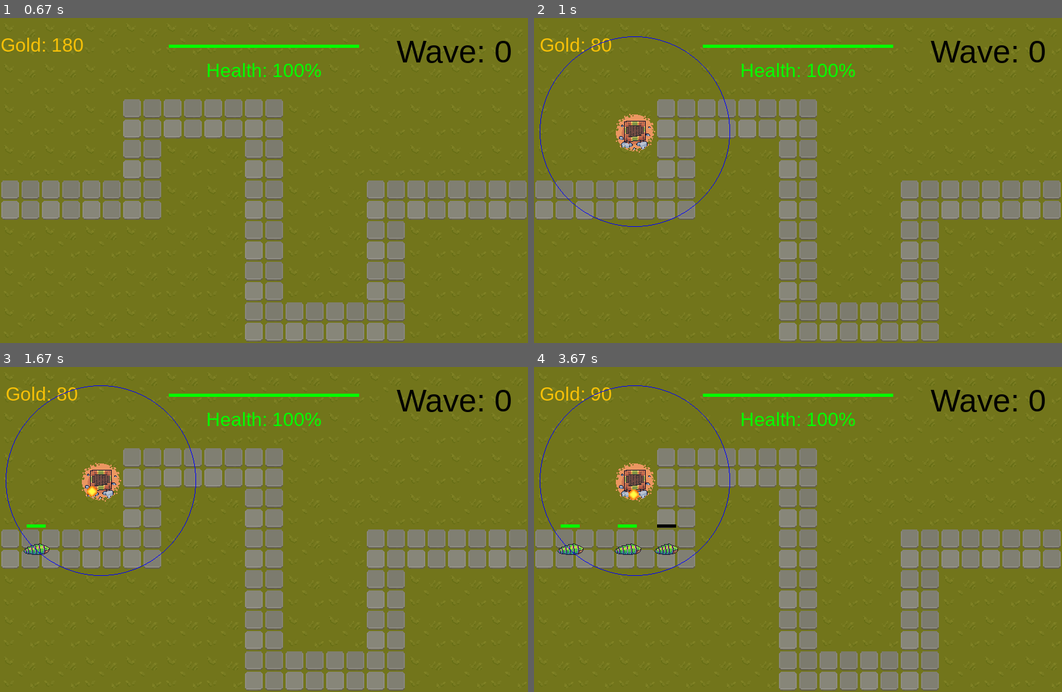
Above: before the commit, frames 1-4 (two rows, left to right).
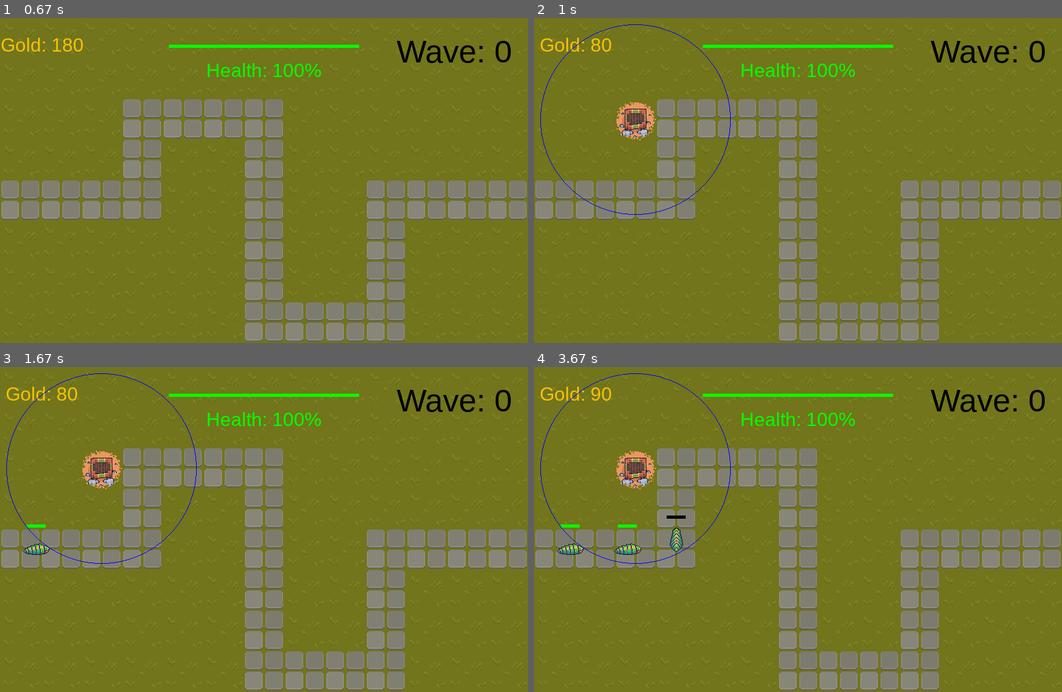
Above: after the commit, the same moments.

Repository: Major9621/PyGame_Tower-Defense
Game: pygame game, started from main.py
Two runs of this game, one before a commit and one after it. Both use one fixed random seed, a clock stepped at 60 frames per second and the inputs below.
Inputs (mouse positions are in pixels of both pictures, inside the frame that each line leads up to):
- Up to frame 1 (0.67 s): click "Start" at 0.38 s
- Up to frame 2 (1 s): click (634, 131) at 0.72 s
- Up to frame 3 (1.67 s): click "Health: 100%" at 1.05 s
- Up to frame 4 (3.67 s): click (671, 464) at 1.88 s; click (782, 474) at 2.22 s

Frame 1 is identical in both runs. In frame 2, 1.2% of the frame differs, in the area x 1-38%, y 1-65%; in frame 3, 1.2%; in frame 4, 1.5%.

Commit message:
added fixed tower placing

Diff:
--- a/core/gameplay_configuration.py
+++ b/core/gameplay_configuration.py
@@ -1,8 +1,6 @@
-import pygame
 
 #BASIC ENEMY SETTINGS
 ENEMY_GOLD_DROP = 10
-ENEMY_HEALTH = 100
 ENEMY_HEALTH = 100
 ENEMY_SPEED = 1.5
 ENEMY_DAMAGE = 50
--- a/core/screens/gameplay.py
+++ b/core/screens/gameplay.py
@@ -72,6 +72,16 @@
 
             pygame.display.update()
 
+    def try_place_turret(pos):
+        snapped_pos = Turret.snap_to_grid(pos)
+        if Turret.can_place_turret(snapped_pos, turrets, game_map.grid_path):
+            if gold_manager.spend_gold(TOWER_COST):
+                new_turret = Turret(snapped_pos, bullets)
+                turrets.append(new_turret)
+                return True
+        return False
+
+
     game_map = Map(maps.grid_path2)
     turrets = []
     enemies = pygame.sprite.Group()
@@ -98,8 +108,7 @@
 
             #Mouse Click
             if(event.type == pygame.MOUSEBUTTONDOWN and event.button == 1):
-                if gold_manager.spend_gold(TOWER_COST):  #Buying turret
-                    turrets.append(Turret(event.pos, bullets))
+                try_place_turret(event.pos)
 
             #Pause game
             elif event.type == pygame.KEYDOWN:
--- a/core/towers/turret.py
+++ b/core/towers/turret.py
@@ -1,14 +1,14 @@
 import pygame
-from core.constants import BLUE, YELLOW
+from core.constants import BLUE, YELLOW, TILE_SIZE
 from core.gameplay_configuration import TOWER_RANGE, TOWER_DAMAGE, TOWER_FIRE_RATE, BULLET_SPEED
 from core.towers.bullets.bullet import Bullet
 from core.enemies.enemy import Enemy
 from utils import vector2 as v2
 
-
+#TODO: Add grid snapping and disable turret stacking
 class Turret:
     def __init__(self, pos, bullets):
-        self.pos = pos
+        self.pos = self.snap_to_grid(pos)
         self.lastShotTime = pygame.time.get_ticks()
         self.range = TOWER_RANGE
         self.currentEnemy = None
@@ -19,6 +19,39 @@
     bulletSpeed = BULLET_SPEED
     shotsPerSecond = TOWER_FIRE_RATE
     shootInterval = 1000 / shotsPerSecond
+
+    @staticmethod
+    def snap_to_grid(pos):
+        cell_size = TILE_SIZE * 2
+        x = (pos[0] // cell_size) * cell_size + cell_size // 2
+        y = (pos[1] // cell_size) * cell_size + cell_size // 2
+        return (x, y)
+
+    @staticmethod
+    def can_place_turret(pos, existing_turrets, grid_path):
+        snapped_pos = Turret.snap_to_grid(pos)
+
+        cell_size = TILE_SIZE * 2
+        grid_x = snapped_pos[0] // cell_size
+        grid_y = snapped_pos[1] // cell_size
+
+        for i in range(0, len(grid_path) - 1):
+            x1, y1 = grid_path[i]
+            x2, y2 = grid_path[i + 1]
+
+            if y1 == y2 and y1 == grid_y:
+                if min(x1, x2) <= grid_x <= max(x1, x2):
+                    return False
+
+            if x1 == x2 and x1 == grid_x:
+                if min(y1, y2) <= grid_y <= max(y1, y2):
+                    return False
+
+        for turret in existing_turrets:
+            if turret.pos == snapped_pos:
+                return False
+
+        return True
 
 
     def update(self, enemies):
